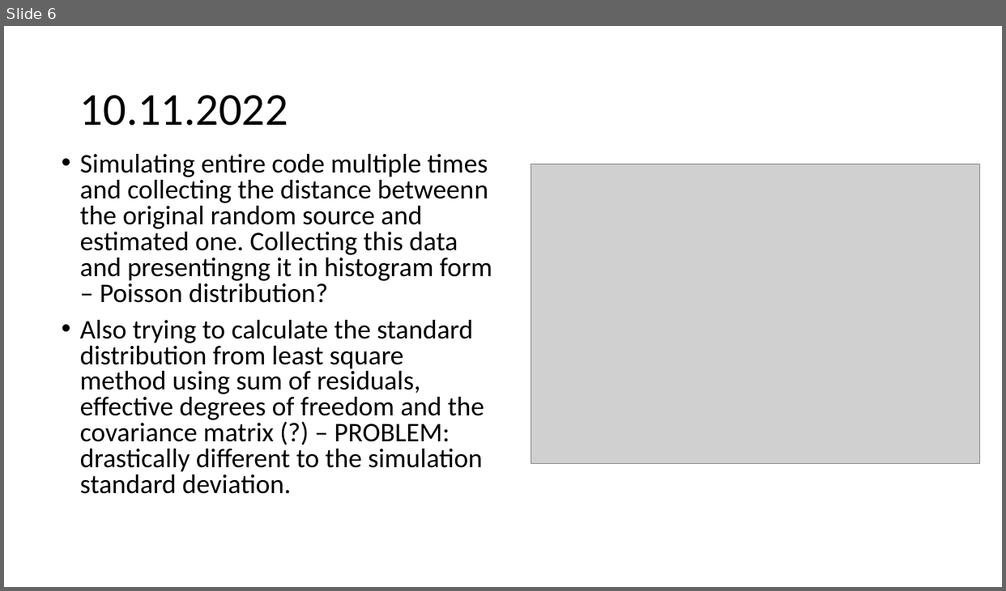
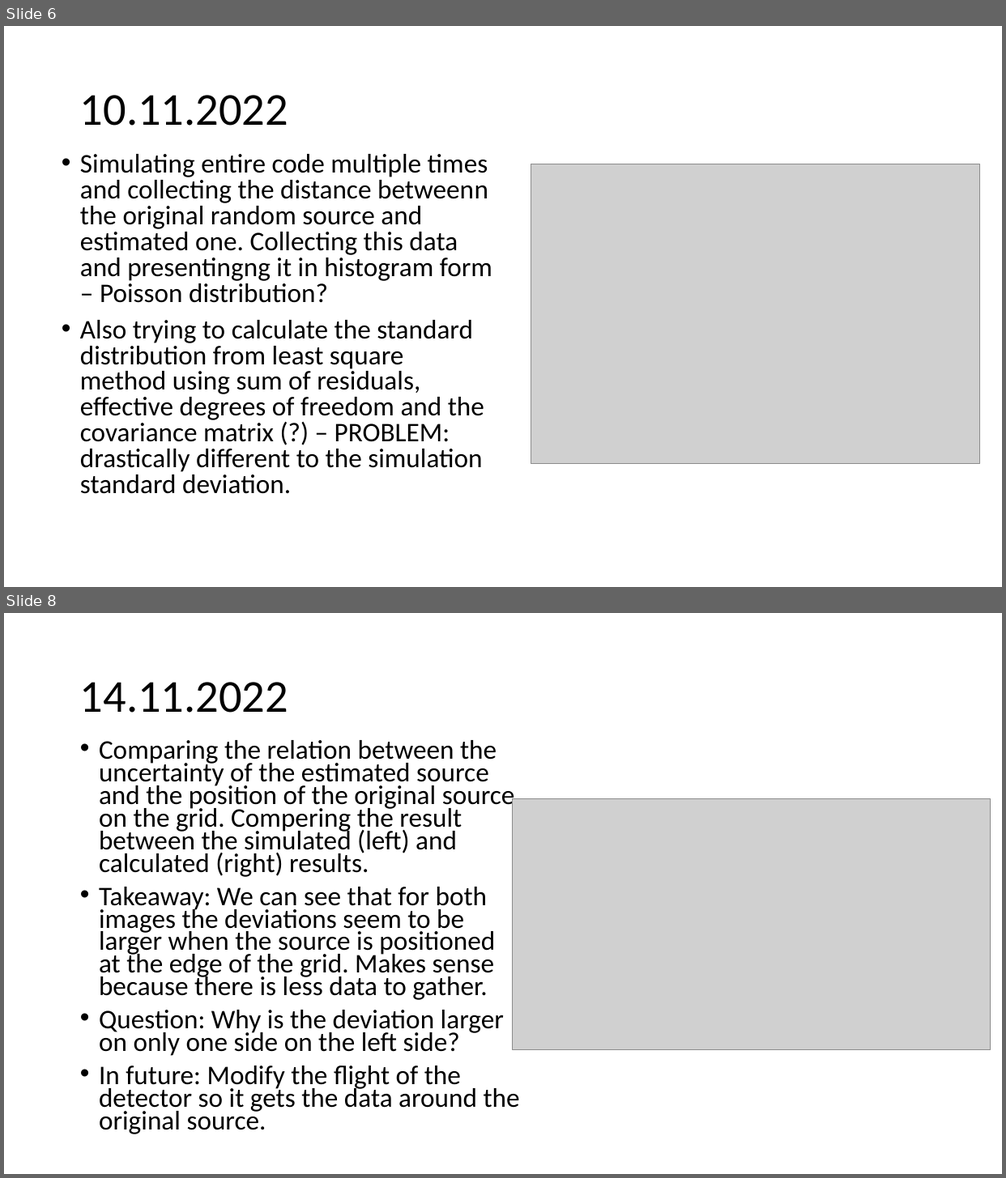
Before and after one commit to urhtrinko/DroneRadioactivity_student_job, a slide deck: reports/work_diary.pptx. Shown one above the other, each under a label of ours: slide 6 before the commit, slides 6 and 8 after it; the slides between them are not shown. The pictures are 1006x591 and 1006x1178 pixels, drawn with LibreOffice and Linux fonts; fonts in the diff are those of the drawing; grey boxes stand for pictures. Boxes give left, top, right and bottom in pixels: in the first picture for what was removed or moved away, otherwise in the second. Text is boxed around its words. In the diff, an @@ line names an element or a change of style, - is before the commit and + after.

Commit message:
Work on simple single source

```diff
--- a/reports/work_diary.pptx
+++ b/reports/work_diary.pptx
@@ slide 8 added at [4,613,1002,1174], background #FFFFFF @@
@@ title added at [80,682,288,713], 44 pt, text #000000 @@
+14.11.2022
@@ text added at [99,740,520,1135], 25.9 pt, text #000000 @@
+• Comparing the relation between the uncertainty of the estimated source and the position of the original source on the grid. Compering the result between the simulated (left) and calculated (right) results.
+• Takeaway: We can see that for both images the deviations seem to be larger when the source is positioned at the edge of the grid. Makes sense because there is less data to gather.
+• Question: Why is the deviation larger on only one side on the left side?
+• In future: Modify the flight of the detector so it gets the data around the original source.
@@ picture added at [513,798,991,1050] @@
```
Also in this commit, not shown: 2 slides changed, 1 other slide added, 4 other files.
